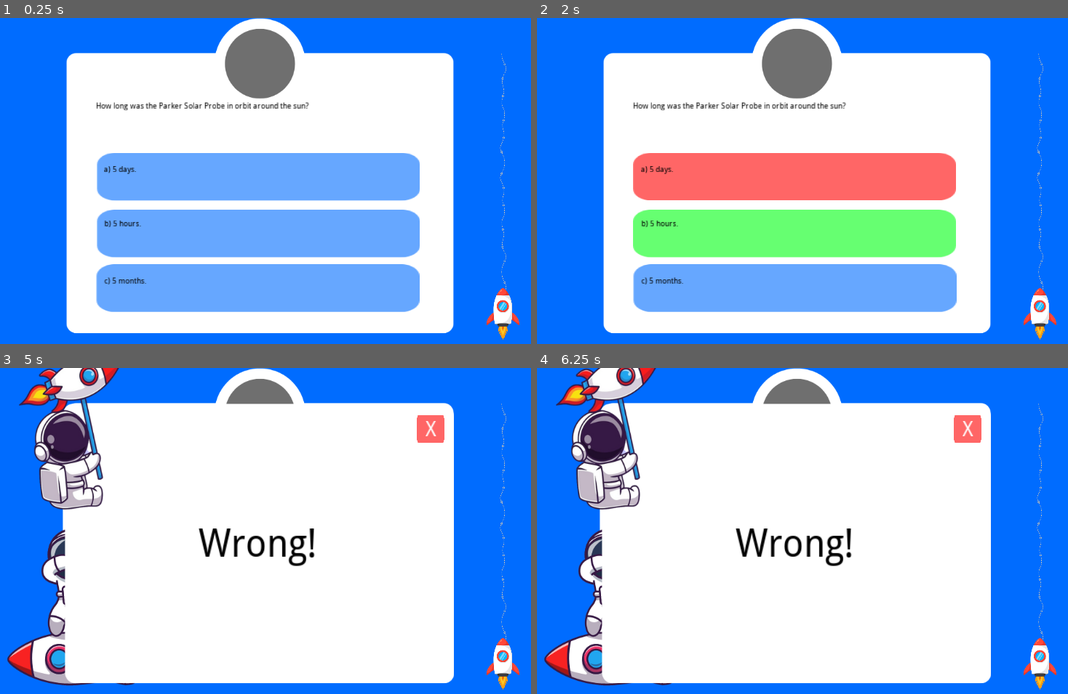
Above: before the commit, frames 1-4 (two rows, left to right).
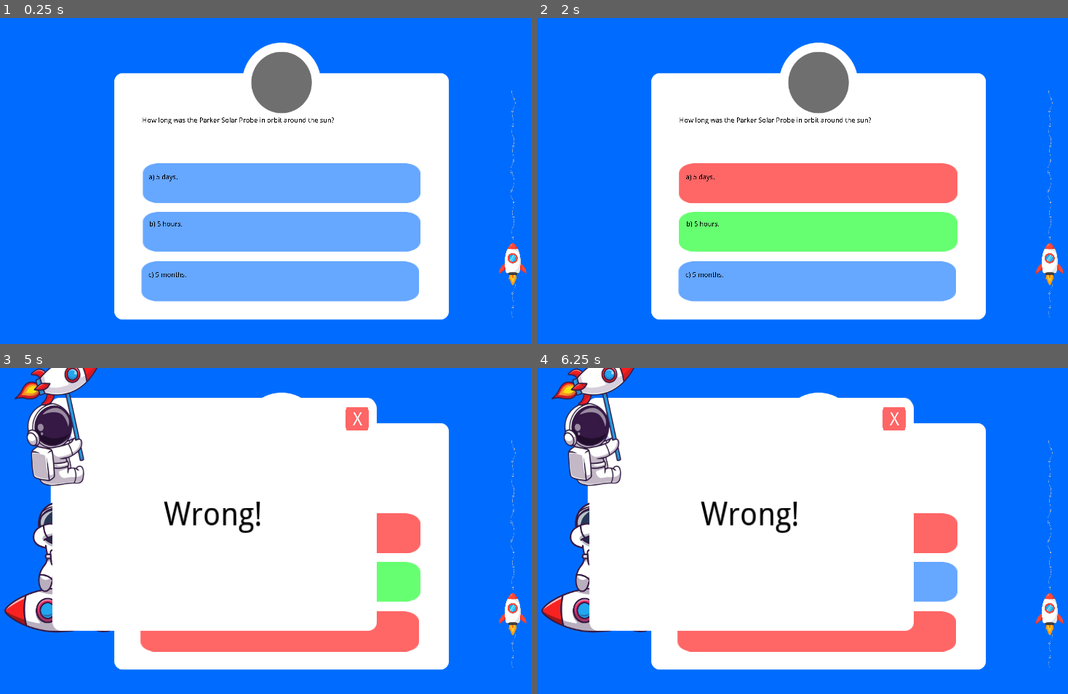
Above: after the commit, the same moments.

Repository: abraaofilho10/ToTheSunAndBeyond
Game: Godot game, scene res://Main.tscn
The game is run twice, just before and just after one commit, with the same random seed, the same clock (stepped at 60 frames per second) and the same inputs.
Inputs (mouse positions are in pixels of both pictures, inside the frame that each line leads up to; where the layout moved, square brackets give the same spot in the first picture):
- Up to frame 1 (0.25 s): no input
- Up to frame 2 (2 s): click (818, 184) [797, 177] at 0.5 s; click (818, 233) [797, 233] at 1.25 s
- Up to frame 3 (5 s): click (281, 632) [254, 638] at 2 s; click (281, 534) [260, 527] at 2.75 s; click (281, 583) [260, 583] at 3.5 s; click (281, 632) [254, 638] at 4.25 s
- Up to frame 4 (6.25 s): click (818, 534) [797, 527] at 5 s; click (818, 583) [797, 583] at 5.75 s

The runs differ from the first frame. In frame 1, 27% of the frame differs, in the area x 12-100%, y 0-99%; in frame 2, 27%; in frame 3, 24%; in frame 4, 24%.

Commit message:
Font oversampling fixed, screens fixed, added history screen

Diff:
--- /dev/null
+++ b/History.tscn
@@ -0,0 +1,63 @@
+[gd_scene load_steps=10 format=2]
+
+[ext_resource path="res://images/panelQuestions.png" type="Texture" id=1]
+
+[sub_resource type="StyleBoxFlat" id=3]
+bg_color = Color( 0, 0.427451, 1, 1 )
+
+[sub_resource type="StyleBoxFlat" id=4]
+
+[sub_resource type="StyleBoxFlat" id=5]
+
+[sub_resource type="StyleBoxFlat" id=6]
+
+[sub_resource type="StyleBoxFlat" id=7]
+
+[sub_resource type="Theme" id=8]
+VScrollBar/styles/grabber = SubResource( 3 )
+VScrollBar/styles/grabber_highlight = SubResource( 4 )
+VScrollBar/styles/grabber_pressed = SubResource( 5 )
+VScrollBar/styles/scroll = SubResource( 6 )
+VScrollBar/styles/scroll_focus = SubResource( 7 )
+
+[sub_resource type="DynamicFontData" id=1]
+font_path = "res://fonts/DroidSans.ttf"
+
+[sub_resource type="DynamicFont" id=2]
+use_mipmaps = true
+use_filter = true
+font_data = SubResource( 1 )
+
+[node name="History" type="Control"]
+anchor_right = 1.0
+anchor_bottom = 1.0
+
+[node name="ColorRect2" type="ColorRect" parent="."]
+anchor_right = 1.0
+anchor_bottom = 1.0
+color = Color( 0, 0.427451, 1, 1 )
+
+[node name="TextureRect3" type="TextureRect" parent="."]
+margin_left = 285.0
+margin_top = 56.0
+margin_right = 1055.0
+margin_bottom = 696.0
+texture = ExtResource( 1 )
+expand = true
+
+[node name="RichTextLabel" type="RichTextLabel" parent="."]
+modulate = Color( 0, 0, 0, 1 )
+margin_left = 304.0
+margin_top = 231.0
+margin_right = 1024.0
+margin_bottom = 666.0
+theme = SubResource( 8 )
+custom_fonts/normal_font = SubResource( 2 )
+text = "História
+
+Em 20 de julho de 1969, Neil Armstrong pisou na lua, levando a humanidade mais longe do que nunca antes. “Um pequeno passo para o homem, mas um passo gigantesco para a humanidade”, pronunciou o astronauta ao pisar na superfície lunar.
+Para ir até a lua, foi preciso percorrer uma distância de 238,855 milhas. Agora, imagine uma viagem a uma distância de 80.98 milhões de milhas, para um lugar com uma temperatura maior que um milhão de graus Fahrenheit?
+Nenhum humano fez tal viagem, mas a sonda Parker, feita pela NASA, realizou esse feito e com isso conseguiu “tocar” o sol!
+A Parker Solar Probe, após uma viagem que durou 3 anos, conseguiu informações importantíssimas para o estudo do sol e sua relação com o nosso planeta.
+No Quiz: A Caminho do Sol, você perceberá e entender toda a história que perpassa a nossa personagem, os desafios e as descobertas, e você, assim como a Parker Solar Probe, conseguirá desvendar os mistérios do jogo. São mais de 10 perguntas interativas que vão te levar para o espaço. Responda corretamente e ajude a sonda a chegar ao sol. Preparado?!
+"
--- a/Main.tscn
+++ b/Main.tscn
@@ -26,10 +26,16 @@
 [ext_resource path="res://fonts/default_dynamicfontdata.tres" type="DynamicFontData" id=24]
 [ext_resource path="res://images/btnCorrect.png" type="Texture" id=25]
 [ext_resource path="res://images/btnWrong.png" type="Texture" id=26]
+[ext_resource path="res://History.tscn" type="PackedScene" id=27]
 
 [sub_resource type="Resource" id=9]
 script = ExtResource( 3 )
 questions = [ ExtResource( 12 ), ExtResource( 13 ), ExtResource( 4 ), ExtResource( 10 ), ExtResource( 11 ), ExtResource( 14 ), ExtResource( 18 ), ExtResource( 22 ), ExtResource( 17 ), ExtResource( 15 ), ExtResource( 19 ), ExtResource( 20 ), ExtResource( 16 ), ExtResource( 21 ) ]
+
+[sub_resource type="DynamicFont" id=13]
+use_mipmaps = true
+use_filter = true
+font_data = ExtResource( 24 )
 
 [sub_resource type="DynamicFont" id=12]
 use_mipmaps = true
@@ -44,8 +50,10 @@
 [node name="Main" type="Control"]
 anchor_right = 1.0
 anchor_bottom = 1.0
-rect_scale = Vector2( 1.2, 1.2 )
 script = ExtResource( 2 )
+__meta__ = {
+"_edit_vertical_guides_": [ 1200.0, 139.0 ]
+}
 question_collection = SubResource( 9 )
 texture_correct = ExtResource( 25 )
 texture_wrong = ExtResource( 26 )
@@ -58,17 +66,65 @@
 color = Color( 0, 0.427451, 1, 1 )
 
 [node name="TextureRect" type="TextureRect" parent="."]
-margin_left = 145.833
-margin_right = 887.833
-margin_bottom = 606.0
+margin_left = 285.0
+margin_top = 56.0
+margin_right = 1055.0
+margin_bottom = 696.0
 texture = ExtResource( 8 )
+expand = true
+
+[node name="btnNext" type="TextureButton" parent="."]
+visible = false
+margin_left = 1157.0
+margin_top = 611.0
+margin_right = 1247.0
+margin_bottom = 688.0
+texture_normal = ExtResource( 7 )
+expand = true
+
+[node name="lblNext" type="Label" parent="."]
+visible = false
+modulate = Color( 0, 0, 0, 1 )
+margin_left = 1193.5
+margin_top = 613.5
+margin_right = 1243.5
+margin_bottom = 653.5
+rect_scale = Vector2( 4, 4 )
+size_flags_horizontal = 0
+size_flags_vertical = 0
+custom_fonts/font = SubResource( 13 )
+text = ">"
+autowrap = true
+
+[node name="btnPrevious" type="TextureButton" parent="."]
+visible = false
+margin_left = 90.0
+margin_top = 620.0
+margin_right = 180.0
+margin_bottom = 697.0
+texture_normal = ExtResource( 7 )
+expand = true
+
+[node name="lblPrevious" type="Label" parent="."]
+visible = false
+modulate = Color( 0, 0, 0, 1 )
+margin_left = 115.833
+margin_top = 621.667
+margin_right = 165.833
+margin_bottom = 661.667
+rect_scale = Vector2( 4, 4 )
+size_flags_horizontal = 0
+size_flags_vertical = 0
+custom_fonts/font = SubResource( 13 )
+text = "<"
+autowrap = true
 
 [node name="lblQuestion" type="Label" parent="."]
 modulate = Color( 0, 0, 0, 1 )
-margin_left = 203.333
-margin_top = 159.167
-margin_right = 818.333
-margin_bottom = 259.167
+margin_left = 350.0
+margin_top = 226.0
+margin_right = 988.0
+margin_bottom = 326.0
 size_flags_horizontal = 3
 size_flags_vertical = 3
 custom_fonts/font = SubResource( 12 )
@@ -76,19 +132,20 @@
 autowrap = true
 
 [node name="btnChoice1" type="TextureButton" parent="."]
-margin_left = 202.5
-margin_top = 259.167
-margin_right = 525.53
-margin_bottom = 336.167
+margin_left = 349.0
+margin_top = 335.0
+margin_right = 682.0
+margin_bottom = 412.0
 rect_scale = Vector2( 1.92, 1.2 )
 texture_normal = ExtResource( 7 )
+expand = true
 
 [node name="lblChoice1" type="Label" parent="."]
 modulate = Color( 0, 0, 0, 1 )
-margin_left = 218.333
-margin_top = 280.833
-margin_right = 823.333
-margin_bottom = 345.833
+margin_left = 364.833
+margin_top = 356.666
+margin_right = 974.833
+margin_bottom = 421.666
 size_flags_horizontal = 0
 size_flags_vertical = 0
 custom_fonts/font = SubResource( 11 )
@@ -96,19 +153,20 @@
 autowrap = true
 
 [node name="btnChoice2" type="TextureButton" parent="."]
-margin_left = 202.5
-margin_top = 367.5
-margin_right = 525.5
-margin_bottom = 444.5
+margin_left = 349.0
+margin_top = 447.0
+margin_right = 682.0
+margin_bottom = 524.0
 rect_scale = Vector2( 1.92, 1.2 )
 texture_normal = ExtResource( 7 )
+expand = true
 
 [node name="lblChoice2" type="Label" parent="."]
 modulate = Color( 0, 0, 0, 1 )
-margin_left = 219.333
-margin_top = 385.0
-margin_right = 824.333
-margin_bottom = 450.0
+margin_left = 365.833
+margin_top = 464.5
+margin_right = 975.833
+margin_bottom = 529.5
 size_flags_horizontal = 0
 size_flags_vertical = 0
 custom_fonts/font = SubResource( 12 )
@@ -116,19 +174,20 @@
 autowrap = true
 
 [node name="btnChoice3" type="TextureButton" parent="."]
-margin_left = 201.667
-margin_top = 473.333
-margin_right = 524.667
-margin_bottom = 550.333
+margin_left = 346.0
+margin_top = 561.0
+margin_right = 679.0
+margin_bottom = 638.0
 rect_scale = Vector2( 1.92, 1.2 )
 texture_normal = ExtResource( 7 )
+expand = true
 
 [node name="lblChoice3" type="Label" parent="."]
 modulate = Color( 0, 0, 0, 1 )
-margin_left = 219.333
-margin_top = 494.5
-margin_right = 824.333
-margin_bottom = 559.5
+margin_left = 363.666
+margin_top = 582.167
+margin_right = 973.666
+margin_bottom = 647.167
 size_flags_horizontal = 0
 size_flags_vertical = 0
 custom_fonts/font = SubResource( 12 )
@@ -155,21 +214,24 @@
 margin_bottom = -23.3333
 rect_scale = Vector2( 0.978, 1.051 )
 
+[node name="History" parent="." instance=ExtResource( 27 )]
+visible = false
+
 [node name="Route" type="Sprite" parent="."]
-position = Vector2( 988.167, 323.5 )
+position = Vector2( 1207, 422.32 )
 scale = Vector2( 0.35, 0.342 )
 texture = ExtResource( 23 )
 
 [node name="ParkerProbe" type="Sprite" parent="."]
-position = Vector2( 981.667, 577.5 )
+position = Vector2( 1200.5, 676.32 )
 scale = Vector2( 0.45, 0.45 )
 texture = ExtResource( 1 )
 
 [node name="InterfaceExample" type="Sprite" parent="."]
 visible = false
 modulate = Color( 1, 1, 1, 0.678431 )
-position = Vector2( -134.167, -60.8333 )
-scale = Vector2( 0.95, 0.95 )
+position = Vector2( -0.833336, -2.5 )
+scale = Vector2( 0.98, 1 )
 texture = ExtResource( 9 )
 centered = false
 
--- a/fonts/default_dynamicfontdata.tres
+++ b/fonts/default_dynamicfontdata.tres
@@ -1,4 +1,5 @@
 [gd_resource type="DynamicFontData" format=2]
 
 [resource]
+override_oversampling = 3.0
 font_path = "res://fonts/DroidSans.ttf"
Not shown: 1 places in Main.tscn that only renumber resources
